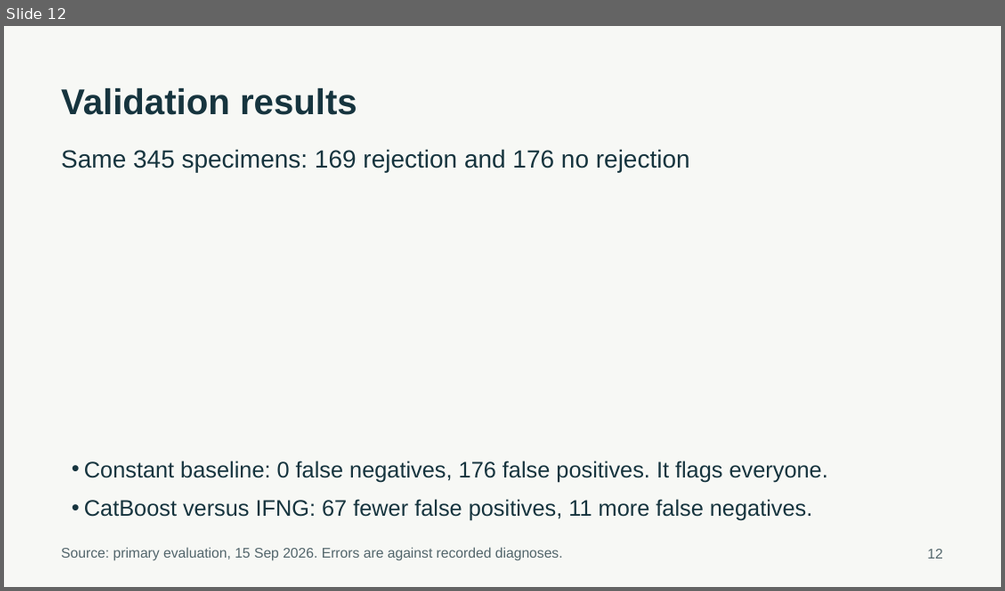
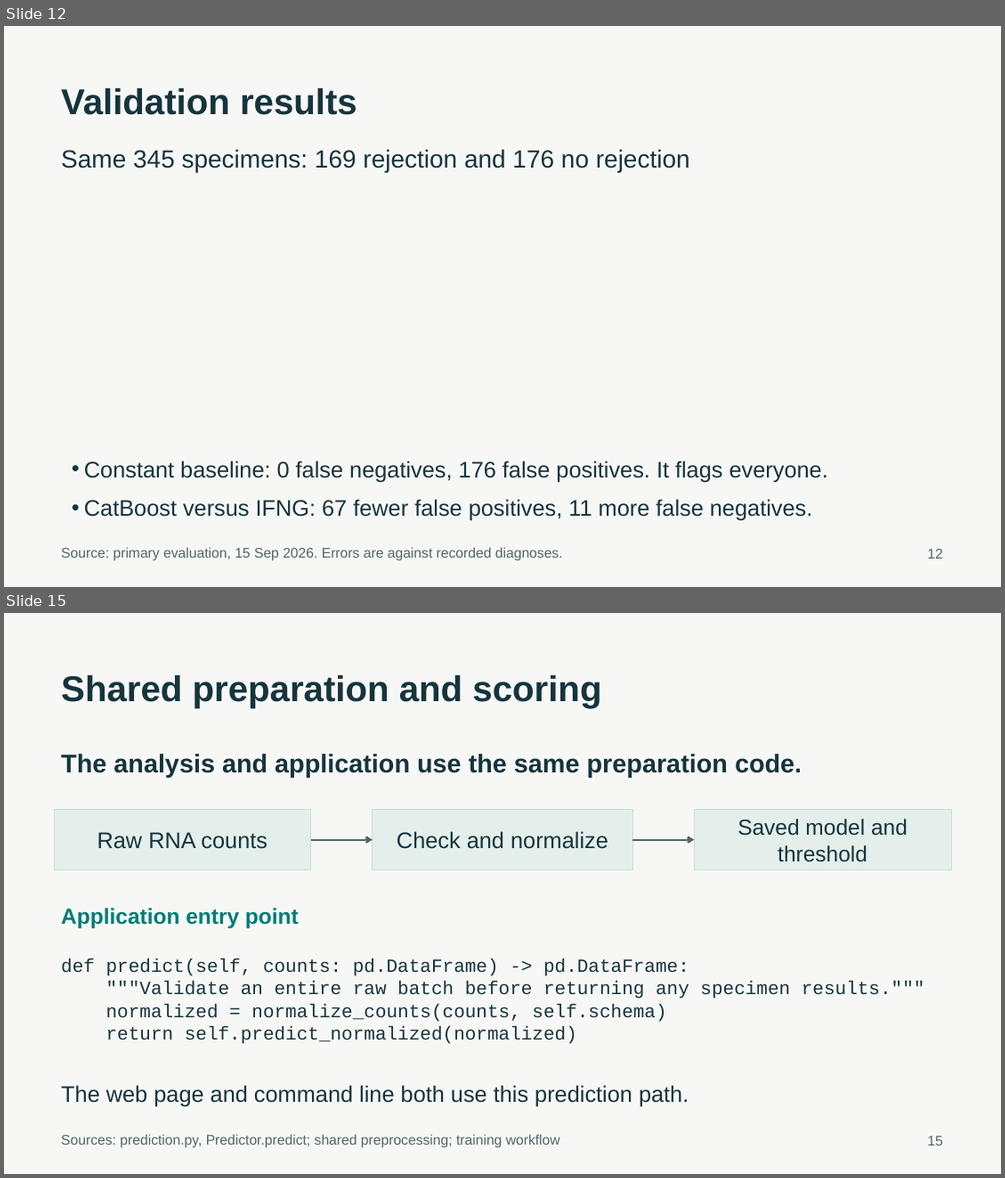
Before and after one commit to ca34525/Kidney-Biopsy-Rejection-Classifier, a slide deck: presentation/unos_kidney_biopsy.pptx. Shown one above the other, each under a label of ours: slide 12 before the commit, slides 12 and 15 after it; the slides between them are not shown. The pictures are 1005x591 and 1005x1178 pixels, drawn with LibreOffice and Linux fonts; fonts in the diff are those of the drawing. Boxes give left, top, right and bottom in pixels: in the first picture for what was removed or moved away, otherwise in the second. Text is boxed around its words. In the diff, an @@ line names an element or a change of style, - is before the commit and + after.

```diff
--- a/presentation/unos_kidney_biopsy.pptx
+++ b/presentation/unos_kidney_biopsy.pptx
@@ slide 15 added at bbox=[4, 613, 1001, 1174], background #F7F8F5 @@
@@ text added at bbox=[61, 675, 601, 708], 34.5 pt, text #16343E, bold @@
+Shared preparation and scoring
@@ text added at bbox=[61, 754, 801, 777], 24.8 pt, text #16343E, bold @@
+The analysis and application use the same preparation code.
@@ rectangle added at bbox=[54, 809, 311, 869], fill #E4EFEB, outline #CEDBD7 0.75 pt, 21.8 pt, text #16343E @@
+Raw RNA counts
@@ rectangle added at bbox=[372, 809, 633, 869], fill #E4EFEB, outline #CEDBD7 0.75 pt, 21.8 pt, text #16343E @@
+Check and normalize
@@ rectangle added at bbox=[695, 809, 952, 869], fill #E4EFEB, outline #CEDBD7 0.75 pt, 21 pt, text #16343E @@
+Saved model and threshold
@@ arrow added from (310, 840) to (372, 840), #52656B 1.88 pt @@
@@ arrow added from (633, 840) to (695, 840), #52656B 1.88 pt @@
@@ text added at bbox=[61, 908, 299, 928], 21 pt, text #007C78, bold @@
+Application entry point
@@ text added at bbox=[61, 958, 925, 1044], 18 pt, text #16343E @@
+def predict(self, counts: pd.DataFrame) -> pd.DataFrame:
+"""Validate an entire raw batch before returning any specimen results."""
+normalized = normalize_counts(counts, self.schema)
+return self.predict_normalized(normalized)
@@ text added at bbox=[61, 1085, 688, 1106], 21.8 pt, text #16343E @@
+The web page and command line both use this prediction path.
@@ text added at bbox=[61, 1134, 560, 1148], 13.5 pt, text #52656B @@
+Sources: prediction.py, Predictor.predict; shared preprocessing; training workflow
@@ text added at bbox=[927, 1135, 942, 1145], 13.5 pt, text #52656B @@
+15
```
Also in this commit, not shown: 1 slide changed, 5 other slides added, 15 slides removed, 32 other files.
